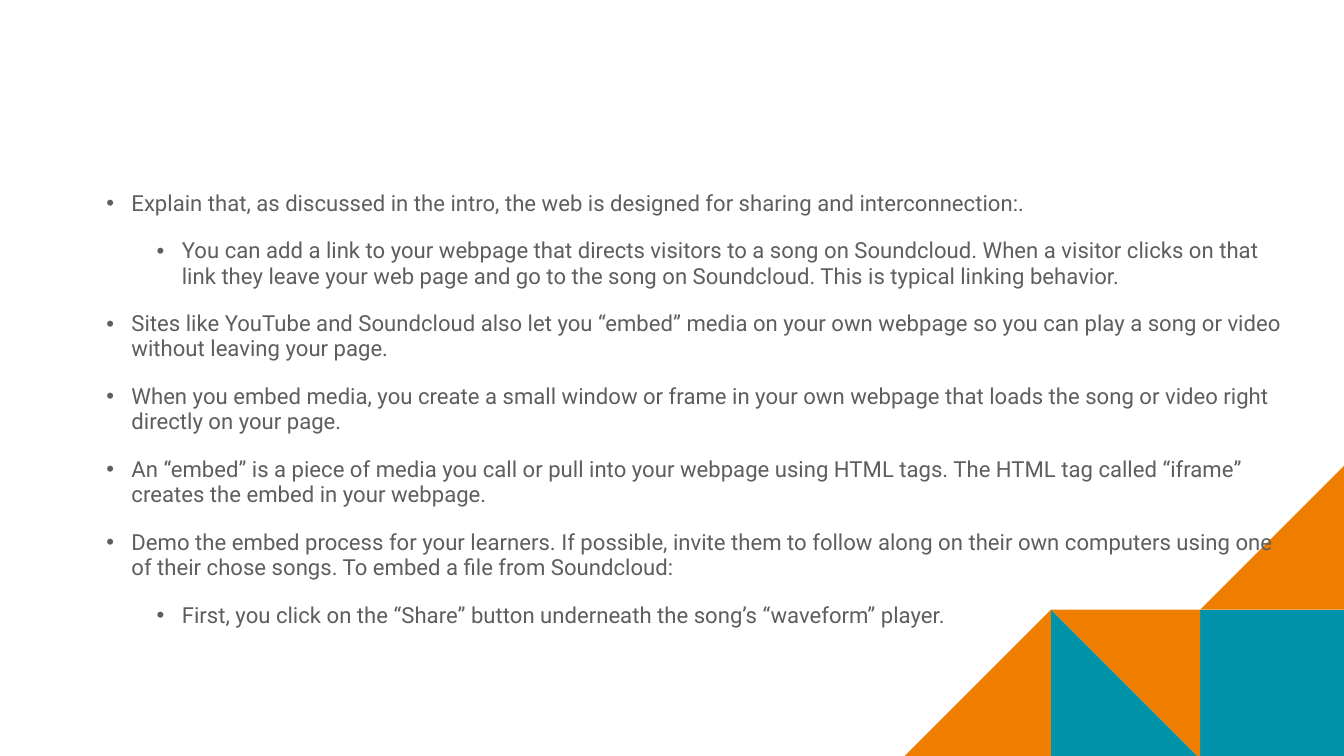
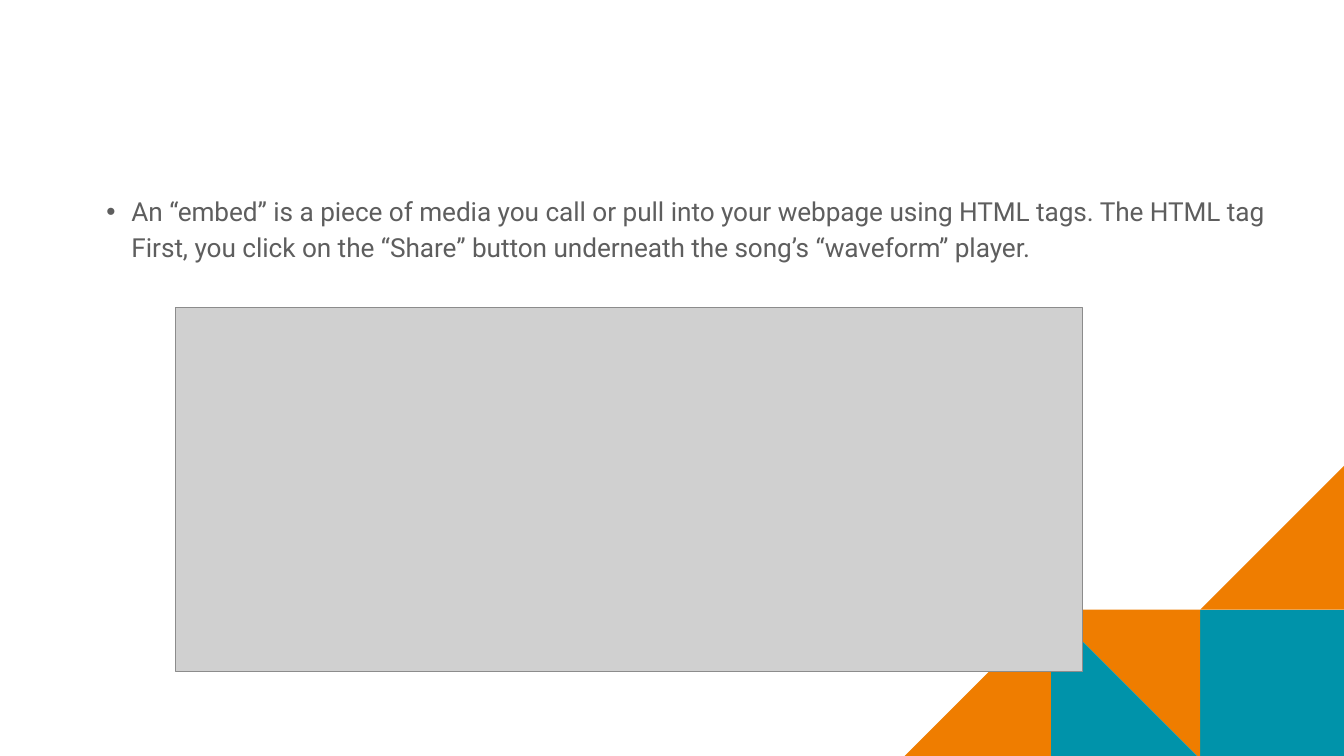
Before and after one commit to mr-eggleton/web-lit-core, a slide deck: slide 10 of final ppt/13-project-playlist.pptx. Drawn at 1344x756 pixels with LibreOffice and Linux fonts; fonts in the diff are those of the drawing; grey boxes stand for pictures; background and template pictures are left out. Boxes give left, top, right and bottom in pixels: in the first picture for what was removed or moved away, otherwise in the second. Text is boxed around its words. In the diff, an @@ line names an element or a change of style, - is before the commit and + after.

```diff
--- a/final ppt/13-project-playlist.pptx
+++ b/final ppt/13-project-playlist.pptx
@@ text at <box>131,201,1264,263</box>: text changed; size 15.9 to 18.7 pt @@
-  • Explain that, as discussed in the intro, the web is designed for sharing and interconnection:.
-    • You can add a link to your webpage that directs visitors to a song on Soundcloud. When a visitor clicks on that link they leave your web page and go to the song on Soundcloud. This is typical linking behavior.
-  • Sites like YouTube and Soundcloud also let you “embed” media on your own webpage so you can play a song or video without leaving your page.
-  • When you embed media, you create a small window or frame in your own webpage that loads the song or video right directly on your page.
-  • An “embed” is a piece of media you call or pull into your webpage using HTML tags. The HTML tag called “iframe” creates the embed in your webpage.
-  • Demo the embed process for your learners. If possible, invite them to follow along on their own computers using one of their chose songs. To embed a file from Soundcloud:
-    • First, you click on the “Share” button underneath the song’s “waveform” player.
+  • An “embed” is a piece of media you call or pull into your webpage using HTML tags. The HTML tag First, you click on the “Share” button underneath the song’s “waveform” player.
@@ picture added at <box>175,308,1083,671</box> @@
```
Also in this commit, not shown: 11 other slides changed, 59 other files.
